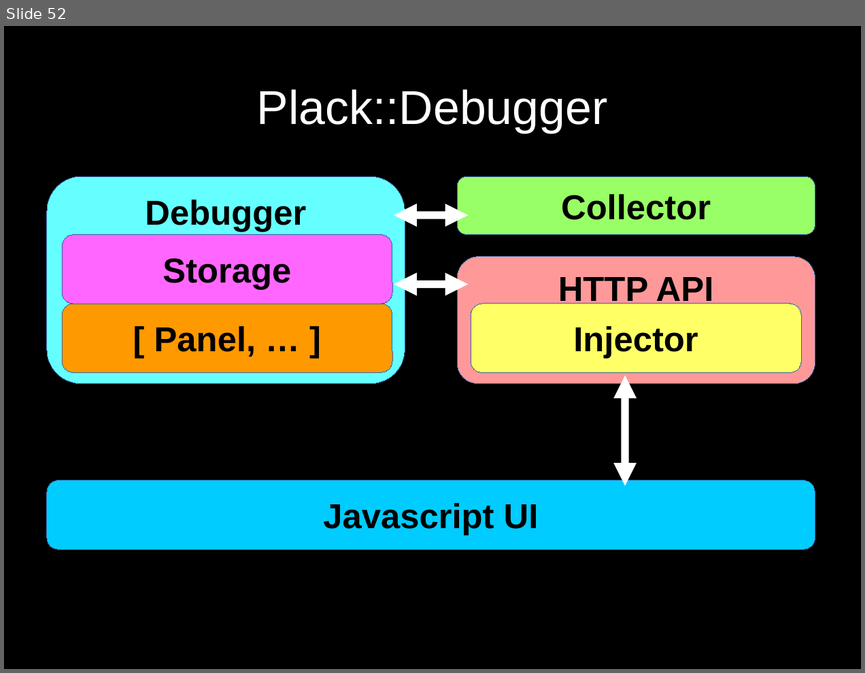
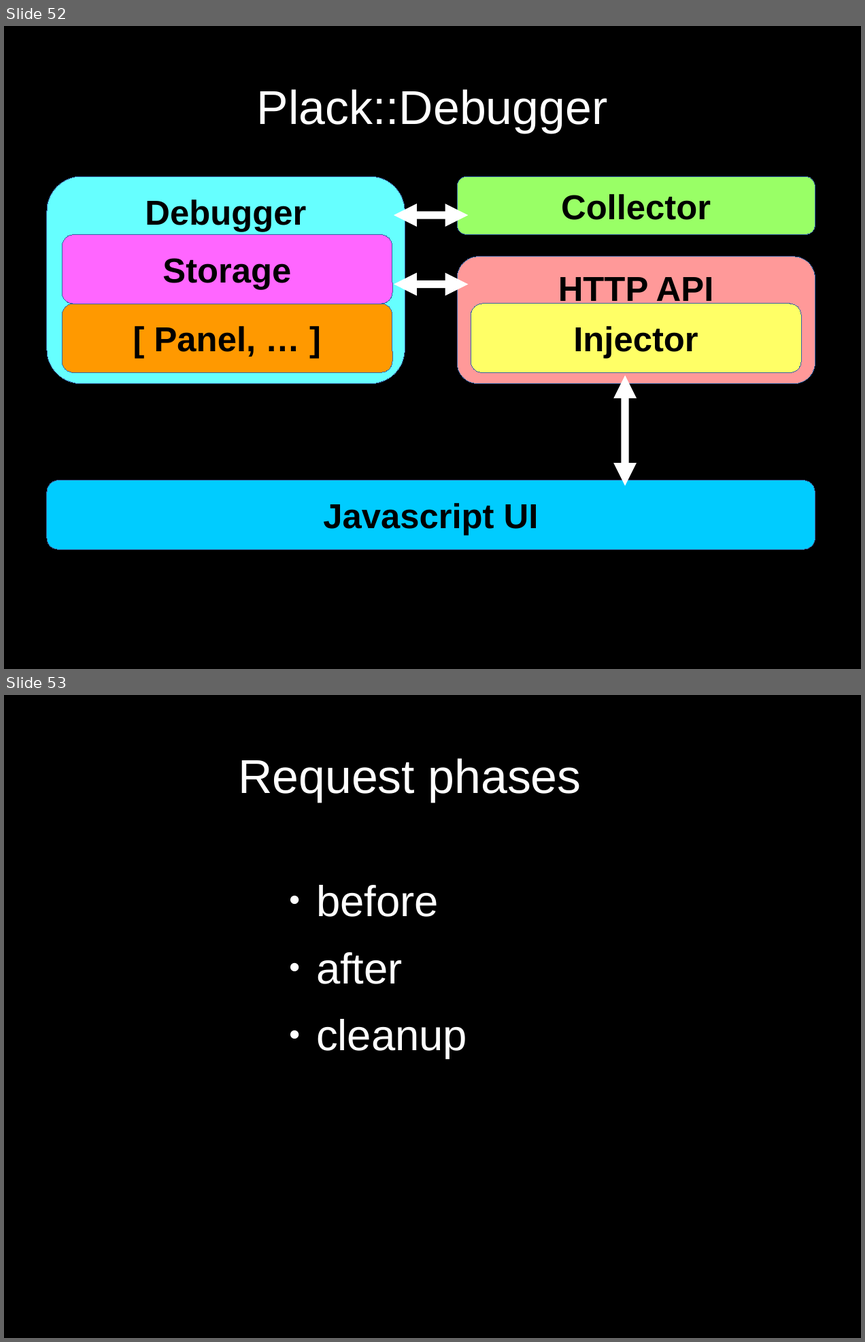
Before and after one commit to SysPete/perl-dancer-conference-2016, a slide deck: plack-debugger-meets-dancer2.odp. Shown one above the other, each under a label of ours: slide 52 before the commit, slides 52 and 53 after it. The pictures are 865x673 and 865x1342 pixels, drawn with LibreOffice and Linux fonts; fonts in the diff are those of the drawing. Boxes give left, top, right and bottom in pixels: in the first picture for what was removed or moved away, otherwise in the second. Text is boxed around its words. In the diff, an @@ line names an element or a change of style, - is before the commit and + after.

```diff
--- a/plack-debugger-meets-dancer2.odp
+++ b/plack-debugger-meets-dancer2.odp
@@ slide 53 added at <box>4,695,861,1338</box>, background #000000 @@
@@ title added at <box>238,758,581,802</box>, 44 pt, text #FFFFFF @@
+Request phases
@@ text added at <box>316,885,467,1058</box>, 40 pt, text #FFFFFF @@
+● before
+● after
+● cleanup
```
Also in this commit, not shown: 19 other slides added.
